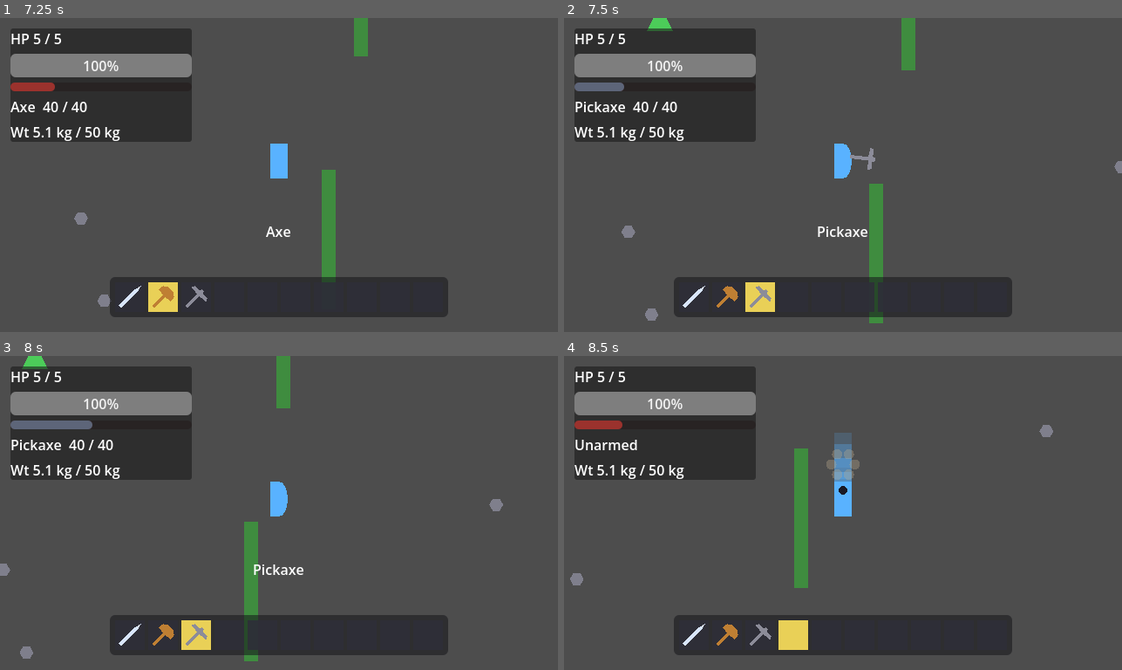
Above: before the commit, frames 1-4 (two rows, left to right).
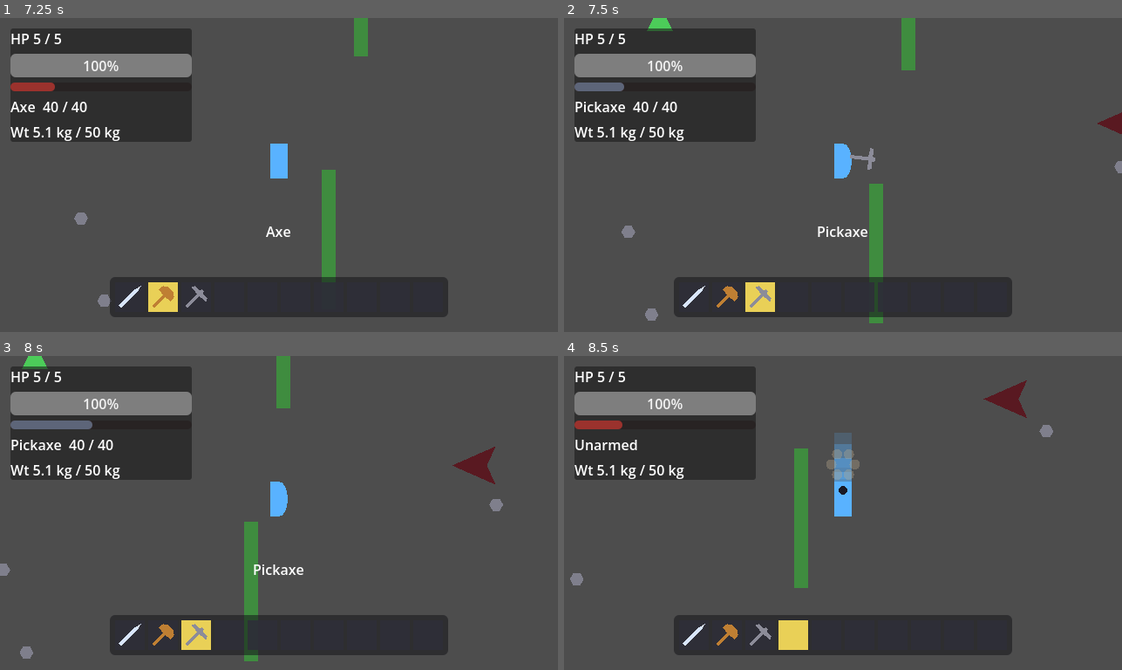
Above: after the commit, the same moments.

Repository: edgarsdzgz/kenslash
Game: Godot game, scene res://world/streaming_world.tscn
The game is run twice, just before and just after one commit, with the same random seed, the same clock (stepped at 60 frames per second) and the same inputs.
Inputs (mouse positions are in pixels of both pictures, inside the frame that each line leads up to):
- Up to frame 1 (7.25 s): tap Enter at 0.5 s; move the mouse to (401, 159) at 0.52 s; hold D (move_right) 0.53-1.28 s; tap Space (dodge) at 0.6, 1.55, 2.1, 3.05, 3.8, 4.55, 5.3, 6.05, 6.8 s; click (401, 159) at 0.67 s; move the mouse to (167, 190) at 1.27 s; hold S (move_down) 1.28-2.03 s; click (167, 190) at 1.35 s; move the mouse to (334, 105) at 2.02 s; hold D (move_right) 2.03-2.78 s; move the mouse to (251, 237) at 2.77 s; hold W (move_up) 2.78-3.53 s; tap Shift (sprint) at 2.85 s; click (251, 237) at 2.92 s; move the mouse to (446, 222) at 3.52 s; hold A (move_left) 3.53-5.03 s; tap F (the_action_button) at 3.6 s; move the mouse to (111, 127) at 4.27 s; tap G (toggle_hotbar_unlock) at 4.35 s; move the mouse to (306, 175) at 5.02 s; hold S (move_down) 5.03-5.78 s; tap 0 (tool_0) at 5.1 s; click (306, 175) at 5.17 s; move the mouse to (195, 96) at 5.77 s; hold D (move_right) 5.78-6.53 s; tap 1 (tool_1) at 5.85 s; move the mouse to (401, 159) at 6.52 s; hold W (move_up) from 6.53 s (still down); tap 2 (tool_2) at 6.6 s
- Up to frame 2 (7.5 s): move the mouse to (731, 190) at 7.27 s; release W (move_up) at 7.28 s; hold D (move_right) from 7.28 s (still down); tap 3 (tool_3) at 7.35 s; click (731, 190) at 7.42 s
- Up to frame 3 (8 s): keep holding D (move_right); tap Space (dodge) at 7.55 s
- Up to frame 4 (8.5 s): move the mouse to (898, 443) at 8.02 s; release D (move_right) at 8.03 s; hold S (move_down) from 8.03 s (still down); tap 4 (tool_4) at 8.1 s; tap Space (dodge) at 8.3 s

Frame 1 is identical in both runs. In frame 2, 0.2% of the frame differs, in the area x 95-100%, y 30-37%; in frame 3, 0.4%, in the area x 81-89%, y 28-41%; in frame 4, 0.4%.

Commit message:
feat: spawn all enemy types in the world (deterministic variety) + Swordsman HP 10 to 28
Enemy encounters now vary: chunk_data gains EnemyType {SWORDSMAN,TANK,CHARGER,SPITTER}; the generator stores state.enemy_type derived from a PURE hash of (coord, local_pos) that consumes ZERO seeded-rng draws, so the bush/pebble draws after it are unshifted and every per-Kind count/position is byte-unchanged (Tree 84 / Rock 56 / Enemy 7 / Bush 42 / Pebble 69). Weighting: Swordsman 50 / Tank 20 / Charger 20 / Spitter 10 percent. chunk_content.spawn switches enemy_type to enemy.tscn / dummy.tscn (Tank, streamed with stationary=false so it plays its GRAZE AI) / charger.tscn / spitter.tscn; capture/hp-persist stay ENEMY-based. Swordsman max_health 10 to 28 (too easy before); def/ATK unchanged so flesh legs hold. Node-count baseline 1444 to 1447 (scenes differ; equality holds, deterministic). 310 to 313 assertions.

Diff:
--- a/enemy/enemy.tscn
+++ b/enemy/enemy.tscn
@@ -36,7 +36,7 @@
 shape = SubResource("RectangleShape2D_body")
 
 [node name="HealthComponent" parent="." instance=ExtResource("2_health")]
-max_health = 10
+max_health = 28
 
 [node name="Hurtbox" type="Area2D" parent="."]
 collision_layer = 16
--- a/tests/test_streaming.gd
+++ b/tests/test_streaming.gd
@@ -158,6 +158,56 @@
 	synth_rock.queue_free()
 	await ctx.tree.physics_frame
 
+	# --- C3a: ENEMY entries carry a deterministic enemy_type -> a VARIED roster --------------
+	# Encounter variety (design-enemies.md roster). ONE Kind.ENEMY still covers all four types; the
+	# specific type rides in the entry's state["enemy_type"], DERIVED by ChunkGenerator from a pure hash
+	# of the entry -- consuming ZERO seeded-rng draws -- so the TREE/MINERAL/ENEMY/BUSH/PEBBLE draw ORDER
+	# (and every per-Kind count asserted above) is byte-unchanged; only which scene an ENEMY becomes varies.
+	# Scan a bounded deterministic region: every ENEMY entry must carry a valid enemy_type, and MORE THAN
+	# ONE distinct type must appear across the region (real variety, not a constant).
+	var types_seen: Dictionary = {}          # enemy_type (int) -> true, across the scanned region
+	var all_typed: bool = true
+	var enemy_entries: int = 0
+	var sample_coord: Vector2i = Vector2i(_SCAN_MISS, _SCAN_MISS)   # first coord carrying an enemy
+	for cx in range(0, 24):
+		for cy in range(0, 24):
+			var cd2: ChunkData = ChunkGenerator.generate(Vector2i(cx, cy), manager.world_seed)
+			for e in cd2.entries:
+				if int(e["type"]) != ChunkData.Kind.ENEMY:
+					continue
+				enemy_entries += 1
+				if sample_coord.x == _SCAN_MISS:
+					sample_coord = Vector2i(cx, cy)
+				var es: Dictionary = e["state"]
+				var et: int = int(es.get("enemy_type", -1))
+				if not es.has("enemy_type") or et < 0 or et > 3:
+					all_typed = false
+				else:
+					types_seen[et] = true
+	ctx.check(all_typed and enemy_entries >= 1 and types_seen.size() >= 2,
+		"encounter variety: every ENEMY entry carries a valid enemy_type and MORE THAN ONE type appears across the region (" + str(types_seen.size()) + " distinct across " + str(enemy_entries) + " enemies)",
+		"enemy_type variety wrong (all_typed=" + str(all_typed) + " distinct=" + str(types_seen.size()) + " enemies=" + str(enemy_entries) + ")")
+
+	# DETERMINISM: the SAME (coord, seed) yields the SAME enemy_type(s) on every regen (pure hash, no rng).
+	var det_a: Array = _enemy_types_of(ChunkGenerator.generate(sample_coord, manager.world_seed))
+	var det_b: Array = _enemy_types_of(ChunkGenerator.generate(sample_coord, manager.world_seed))
+	ctx.check(det_a.size() >= 1 and det_a == det_b,
+		"enemy_type is DETERMINISTIC: same coord " + str(sample_coord) + " + seed -> identical enemy_type(s) " + str(det_a),
+		"enemy_type not deterministic (" + str(det_a) + " vs " + str(det_b) + ")")
+
+	# The enemy_type actually SELECTS the scene: spawn one entry of each observed type via the SAME
+	# ChunkContent.spawn() the manager uses, and confirm each instance is the matching roster class.
+	var spawn_ok: bool = true
+	for t in types_seen.keys():
+		var probe: Dictionary = {"type": ChunkData.Kind.ENEMY, "local_pos": Vector2.ZERO, "state": {"enemy_type": int(t)}}
+		var inst: Node2D = ChunkContent.spawn(probe)
+		if not _enemy_class_matches(inst, int(t)):
+			spawn_ok = false
+		inst.free()
+	ctx.check(spawn_ok and types_seen.size() >= 2,
+		"spawn switch maps each enemy_type to its roster scene (Swordsman/Tank/Charger/Spitter), " + str(types_seen.size()) + " distinct types verified",
+		"spawn did not map an enemy_type to the right roster class (ok=" + str(spawn_ok) + ")")
+
 	# --- ZERO-ORPHAN-LEAK on unload ------------------------------------------
 	# Settle at a baseline center and snapshot the node population. Then drive the
 	# target on a LONG round trip that activates+deactivates MANY far chunks, then
@@ -439,6 +489,30 @@
 	return Vector2i(_SCAN_MISS, _SCAN_MISS)
 
 
+## The enemy_type ints of every Kind.ENEMY entry in a generated chunk, in entry order (empty if none).
+## Used by the determinism leg to compare two regenerations of the same coord.
+func _enemy_types_of(data: ChunkData) -> Array:
+	var out: Array = []
+	for e in data.entries:
+		if int(e["type"]) == ChunkData.Kind.ENEMY:
+			out.append(int((e["state"] as Dictionary).get("enemy_type", -1)))
+	return out
+
+
+## True iff a spawned enemy node's class matches its ChunkData.EnemyType (the spawn-switch mapping).
+## All four extend Enemy, so the check is on the concrete subclass the enemy_type should have selected.
+func _enemy_class_matches(node: Node, t: int) -> bool:
+	match t:
+		ChunkData.EnemyType.TANK:
+			return node is Tank
+		ChunkData.EnemyType.CHARGER:
+			return node is Charger
+		ChunkData.EnemyType.SPITTER:
+			return node is Spitter
+		_:
+			return node is Swordsman
+
+
 ## The live Rock instances directly under a chunk container (empty if the container is null).
 func _rocks_in(container: Node2D) -> Array:
 	var out: Array = []
--- a/tests/test_swordsman.gd
+++ b/tests/test_swordsman.gd
@@ -268,7 +268,7 @@
 	await ctx.tree.physics_frame
 	var cd_full: float = sw.effective_dodge_cooldown()
 	var ci_full: float = sw.effective_combo_interval()
-	sw_health.take_damage(7)   # 10 -> 3 HP: ratio 0.3, below aggression_low_hp 0.4 -> max aggression
+	sw_health.take_damage(sw_health.max_health - 6)   # -> 6 HP: ratio ~0.21 (max_health 28), below aggression_low_hp 0.4 -> max aggression
 	var cd_low: float = sw.effective_dodge_cooldown()
 	var ci_low: float = sw.effective_combo_interval()
 	ctx.check(cd_low < cd_full and ci_low < ci_full,
--- a/world/chunk_content.gd
+++ b/world/chunk_content.gd
@@ -21,6 +21,15 @@
 const TREE_SCENE: PackedScene = preload("res://world/tree.tscn")
 const ROCK_SCENE: PackedScene = preload("res://world/rock.tscn")
 const ENEMY_SCENE: PackedScene = preload("res://enemy/enemy.tscn")
+## The three STANDALONE roster types a Kind.ENEMY entry may instead spawn as (encounter variety). One
+## Kind.ENEMY still covers all four -- the specific type rides in the entry's state["enemy_type"]
+## (ChunkData.EnemyType), derived deterministically by ChunkGenerator -- so the C3a census stays
+## ENEMY-based and hp-capture still works through the shared base HealthComponent. The Tank reuses the
+## existing tank.gd scene (enemy/dummy.tscn); a STREAMED tank is un-pinned (stationary=false, set at
+## spawn) so it plays its GRAZE/ENRAGED/CALM AI in the world rather than standing as a training dummy.
+const TANK_SCENE: PackedScene = preload("res://enemy/dummy.tscn")
+const CHARGER_SCENE: PackedScene = preload("res://enemy/charger.tscn")
+const SPITTER_SCENE: PackedScene = preload("res://enemy/spitter.tscn")
 ## The forageable bush scene (E4). A generated interactable (unlike DROP): spawned one-per
 ## BUSH entry, harvested by the player's Interaction subsystem, freed on harvest -> the
 ## deactivate is_instance_valid path flags its entry `gone`, so a harvested bush never respawns.
@@ -65,10 +74,28 @@
 			rock.hardness = MINERAL_HARDNESS
 			node = rock
 		ChunkData.Kind.ENEMY:
-			# Bare flesh enemy; enemy.gd resolves its target via the "player" group at
-			# runtime (the streaming_world Player is in that group).
-			var enemy: Enemy = ENEMY_SCENE.instantiate()
+			# Encounter variety: the entry's state carries a deterministic enemy_type (ChunkData.
+			# EnemyType) that selects WHICH roster scene to instance. All four extend Enemy and resolve
+			# their target via the "player" group at runtime (the streaming_world Player is in that
+			# group), so a streamed instance chases/kites/grazes with NO target wiring -- and a Tank
+			# with no player near simply GRAZE-idles, a Charger/Spitter kite-idle, all no-ops. A missing
+			# enemy_type (a pre-variety persisted chunk) falls back to the common Swordsman.
 			var e_state: Dictionary = entry["state"]
+			var e_type: int = int(e_state.get("enemy_type", ChunkData.EnemyType.SWORDSMAN))
+			var enemy: Enemy
+			match e_type:
+				ChunkData.EnemyType.TANK:
+					# The Tank scene (tank.gd on dummy.tscn) is authored `stationary = true` for the
+					# durability-test dummy; un-pin a STREAMED tank so it plays its GRAZE/ENRAGED/CALM AI.
+					var tank: Enemy = TANK_SCENE.instantiate()
+					tank.stationary = false
+					enemy = tank
+				ChunkData.EnemyType.CHARGER:
+					enemy = CHARGER_SCENE.instantiate()
+				ChunkData.EnemyType.SPITTER:
+					enemy = SPITTER_SCENE.instantiate()
+				_:
+					enemy = ENEMY_SCENE.instantiate()  # SWORDSMAN (default/common)
 			if e_state.has("hp"):
 				# HealthComponent._ready() resets current_health to max on tree-entry, so a
 				# stored (reduced) hp must be re-applied AFTER that -- on the enemy's `ready`
--- a/world/chunk_data.gd
+++ b/world/chunk_data.gd
@@ -23,6 +23,14 @@
 ## gathered pebble is queue_freed and flagged `gone` on the same is_instance_valid path as a bush.
 ## Appended AFTER BUSH -- existing values are NEVER renumbered (they persist to disk later).
 enum Kind { TREE, MINERAL, ENEMY, DROP, BUSH, PEBBLE }
+
+## The concrete TYPE a Kind.ENEMY entry spawns as (encounter variety). Kept as ONE Kind.ENEMY (the
+## census + hp-capture stay ENEMY-based); the specific roster type rides in the entry's `state` as a
+## small serializable int (state["enemy_type"]), derived DETERMINISTICALLY by ChunkGenerator from a
+## hash of the entry -- NOT from a seeded-rng draw, so the scatter's draw ORDER (and every per-Kind
+## count) is byte-unchanged. SWORDSMAN is the default/common type; an entry with no enemy_type (a
+## pre-variety persisted chunk) falls back to SWORDSMAN at spawn. NEVER renumber -- these persist to disk.
+enum EnemyType { SWORDSMAN, TANK, CHARGER, SPITTER }
 
 ## This chunk's grid coordinate (WorldScale.world_to_chunk space).
 var coord: Vector2i = Vector2i.ZERO
@@ -75,4 +83,4 @@
 		})
 	return cd
 
-# Verified against: Godot 4.7.1 (2026-07-17)
+# Verified against: Godot 4.7.1 (2026-07-19)
--- a/world/chunk_generator.gd
+++ b/world/chunk_generator.gd
@@ -54,10 +54,16 @@
 		})
 
 	if rng.randf() < ENEMY_CHANCE:
+		# The enemy's local_pos is drawn HERE (one randf per axis, exactly as before) so the seeded
+		# sequence is untouched. The ENEMY TYPE, however, is DERIVED (not drawn) from a pure hash of
+		# (coord, this local_pos) -- see _derive_enemy_type -- so it consumes ZERO rng: the bush/pebble
+		# draws that follow stay at the SAME positions in the sequence, and every per-Kind count/position
+		# is byte-identical to the single-type version. Only the enemy's flavour varies.
+		var e_local: Vector2 = _rand_local(rng)
 		cd.entries.append({
 			"type": ChunkData.Kind.ENEMY,
-			"local_pos": _rand_local(rng),
-			"state": {},
+			"local_pos": e_local,
+			"state": {"enemy_type": _derive_enemy_type(coord, e_local)},
 		})
 
 	# Bushes are drawn LAST (E4): appending after the enemy draw keeps every existing
@@ -96,6 +102,34 @@
 	return h
 
 
+## DETERMINISTICALLY pick a Kind.ENEMY entry's roster type (ChunkData.EnemyType) WITHOUT consuming the
+## seeded rng. This is the DETERMINISM TRAP fix: the generator draws are ordered (ENEMY before BUSH /
+## PEBBLE), so pulling an rng.randi here to pick a type would SHIFT every later draw and change the
+## bush/pebble scatter. Instead we fold the already-decided (coord, local_pos) through a pure integer
+## hash -- no rng touched -- so TREE/MINERAL/ENEMY/BUSH/PEBBLE counts + positions stay byte-identical;
+## only which enemy scene an ENEMY entry becomes varies. A weighted bucket over hash % 10 keeps the
+## Swordsman common (50%) and the standalone types rarer (Tank 20%, Charger 20%, Spitter 10%), so a
+## streamed region reads as mostly duelers with occasional brutes / dashers / spitters. Same inputs ->
+## same type on every machine (integer math, no Time/OS input), matching generate()'s purity contract.
+static func _derive_enemy_type(coord: Vector2i, local_pos: Vector2) -> int:
+	var h: int = 0x2545F4914F6CDD1D
+	h ^= coord.x * 73856093
+	h ^= coord.y * 19349663
+	h ^= int(local_pos.x) * 83492791
+	h ^= int(local_pos.y) * 2654435761
+	h ^= h >> 29
+	var bucket: int = h % 10
+	if bucket < 0:
+		bucket += 10  # GDScript % keeps the sign of the dividend; fold negatives into [0, 10)
+	if bucket < 5:
+		return ChunkData.EnemyType.SWORDSMAN   # 0-4 -> 50%
+	elif bucket < 7:
+		return ChunkData.EnemyType.TANK        # 5-6 -> 20%
+	elif bucket < 9:
+		return ChunkData.EnemyType.CHARGER     # 7-8 -> 20%
+	return ChunkData.EnemyType.SPITTER         # 9   -> 10%
+
+
 ## A random position strictly within the chunk's local box [0, CHUNK_PX).
 static func _rand_local(rng: RandomNumberGenerator) -> Vector2:
 	return Vector2(
@@ -103,4 +137,4 @@
 		rng.randf_range(0.0, WorldScale.CHUNK_PX),
 	)
 
-# Verified against: Godot 4.7.1 (2026-07-17)
+# Verified against: Godot 4.7.1 (2026-07-19)
